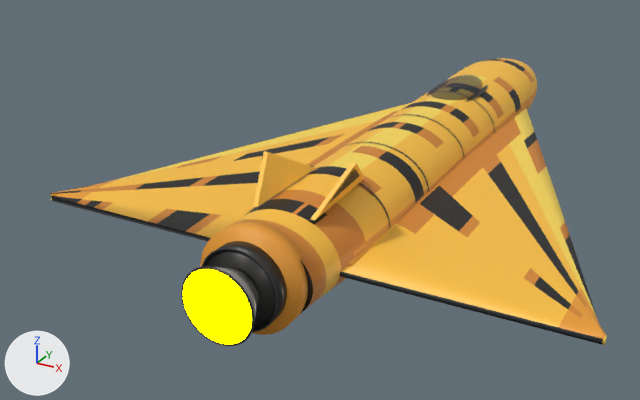
The glTF model ThoriumGap_JS/models/Ship_TigerWing_8.glb: old version first, new version second.
Before and after are seen from a camera (50 mm lens) standing at (3.53, -8.85, 3.48) and looking at (-0.82, -0.92, -0.48). Every picture has the same lights, and +X, +Y and +Z are marked at lower left. The older version comes first. Where no turn or scale is listed for an object, it has been applied to the vertices.

The first picture shows 'AftCollar_IntegratedSingleEngineBand', 'CanopyGlass_LowInsetDome', 'EngineBell_Center_BroadBurnishedNozzle', 'EngineBlock_AftDarkSingleEngineHousing', 'EngineEmitter', 'Fuselage_OrganicEllipsoidTaperedBody_BakedPaint', 'TailFin_Left_CantedStabilizer', 'TailFin_Right_CantedStabilizer', 'Wing_Left_LongDeltaAerofoil_BakedPaint', 'Wing_Right_LongDeltaAerofoil_BakedPaint' and 9 more.
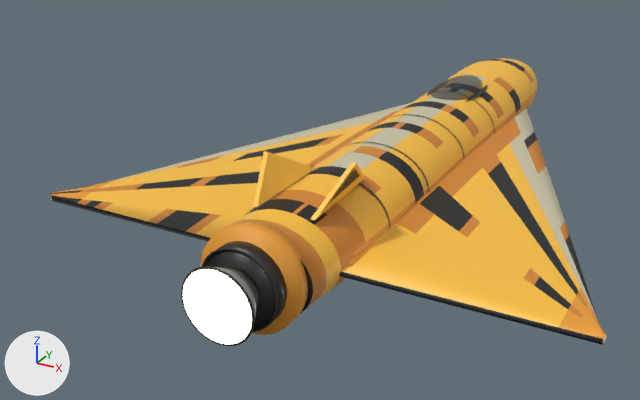
Changed parts and their boxes (x1, y1, x2, y2) in the pictures (640 x 400 px):
'Wing_Right_LongDeltaAerofoil_BakedPaint', recoloured
    both: (507, 108, 607, 345)
'Fuselage_OrganicEllipsoidTaperedBody_BakedPaint', recoloured
    both: (326, 72, 530, 173)
'Wing_Left_LongDeltaAerofoil_BakedPaint', recoloured
    both: (51, 103, 410, 202)
'EngineEmitter', recoloured (yellow to beige)
    both: (183, 269, 252, 345)

Patch to the scene script:
```diff
--- a/ThoriumGap_JS/models/Ship_TigerWing_8.glb.py
+++ b/ThoriumGap_JS/models/Ship_TigerWing_8.glb.py
@@ mat_engineglow @@
 mat_engineglow.roughness = 1.0
-mat_engineglow.emission_color = (1.0, 1.0, 0.0)  # yellow #ffff00
+mat_engineglow.emission_color = (0.62, 0.57, 0.4)  # beige #cec7aa
 mat_engineglow.emission_strength = 5.0
@@ mat_ship_tigerclasslongwing_needlelongwing_needle_tip_longdiagonal_seed593764_paint_trim_tigergolden @@
 mat_ship_tigerclasslongwing_needlelongwing_needle_tip_longdiagonal_seed593764_paint_trim_tigergolden = principled_material('Ship_TigerClassLongWing_NeedleLongWing_needle_tip_LongDiagonal_Seed593764_Paint_Trim_TigerGolden')
-mat_ship_tigerclasslongwing_needlelongwing_needle_tip_longdiagonal_seed593764_paint_trim_tigergolden.base_color = (1.0, 0.72, 0.1)  # yellow #ffdd59
+mat_ship_tigerclasslongwing_needlelongwing_needle_tip_longdiagonal_seed593764_paint_trim_tigergolden.base_color = (0.62, 0.57, 0.4)  # beige #cec7aa
 mat_ship_tigerclasslongwing_needlelongwing_needle_tip_longdiagonal_seed593764_paint_trim_tigergolden.metallic = 0.06
```
